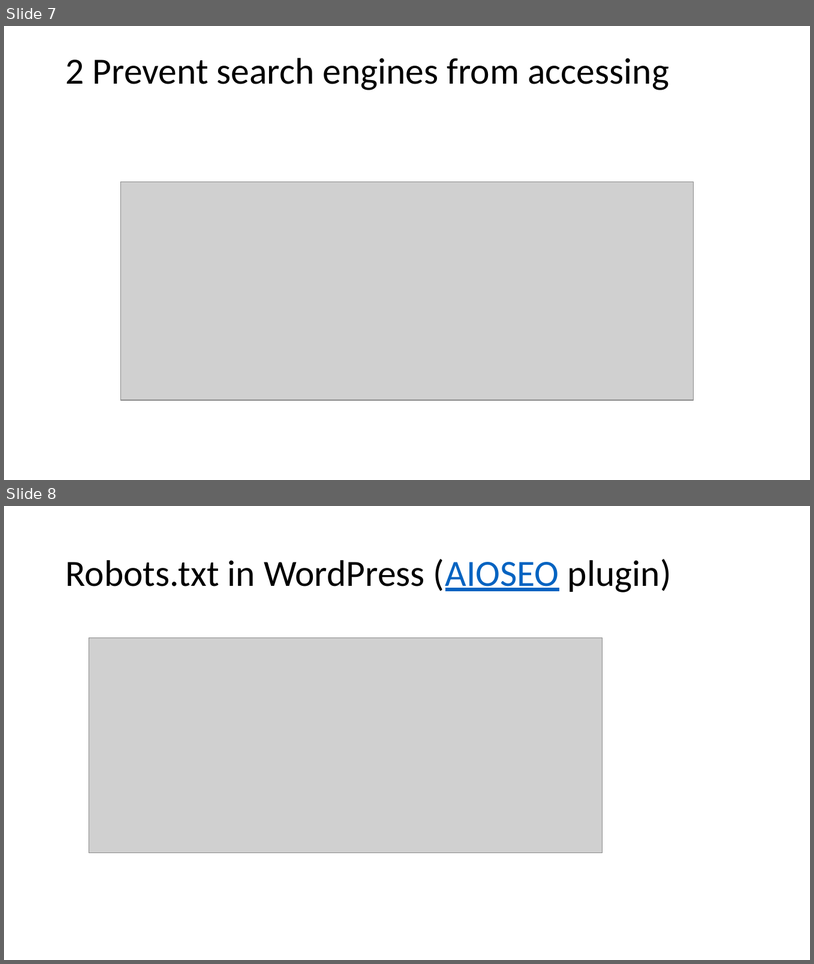
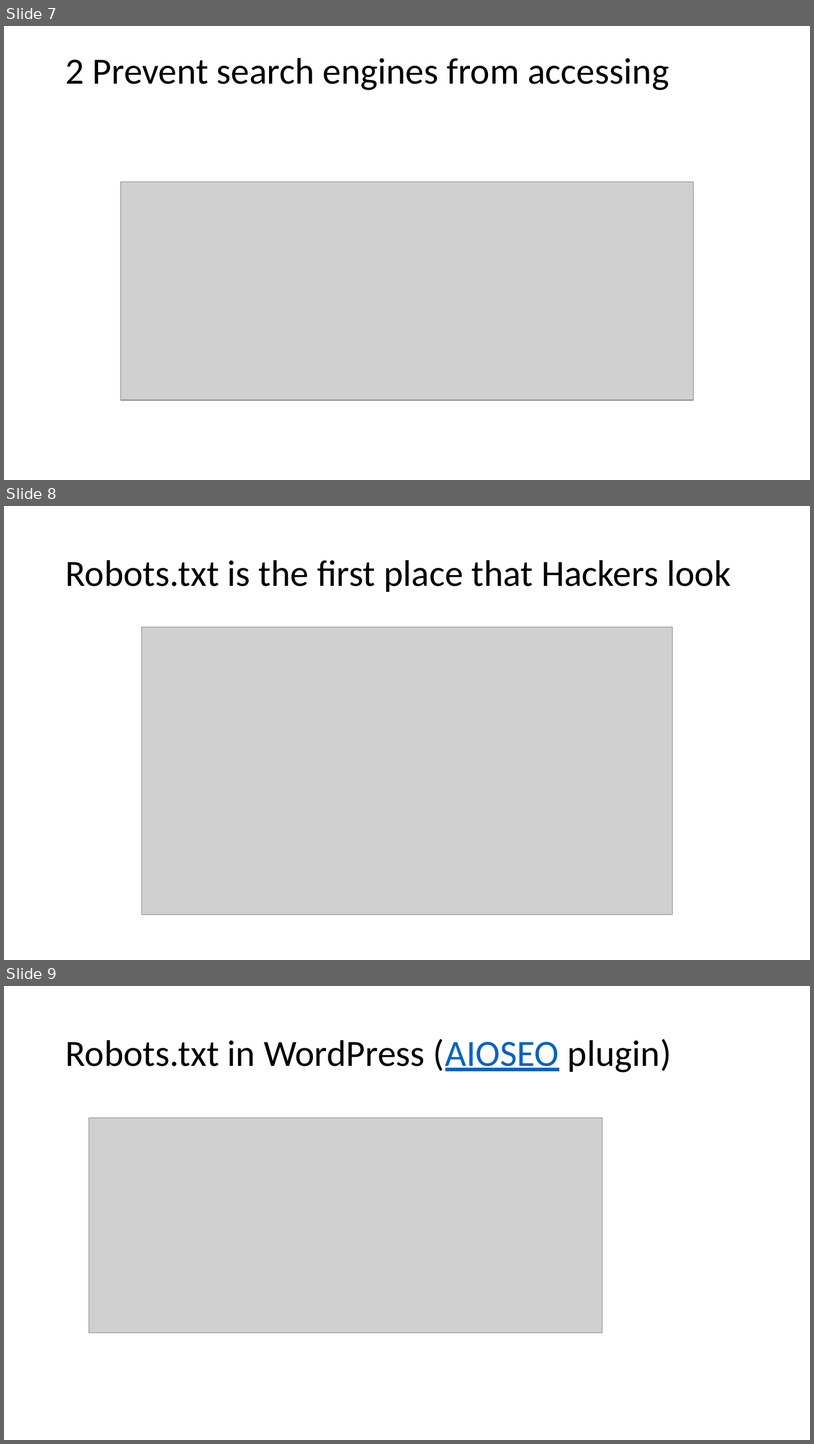
Before and after one commit to xbibogo/MMD24, a slide deck: semester2 PPT/TechnicalSEO.pptx. Shown one above the other, each under a label of ours: slides 7 and 8 before the commit, slides 7, 8 and 9 after it. The pictures are 814x964 and 814x1444 pixels, drawn with LibreOffice and Linux fonts; fonts in the diff are those of the drawing; grey boxes stand for pictures. Boxes give left, top, right and bottom in pixels: in the first picture for what was removed or moved away, otherwise in the second. Text is boxed around its words. In the diff, an @@ line names an element or a change of style, - is before the commit and + after.

```diff
--- a/semester2 PPT/TechnicalSEO.pptx
+++ b/semester2 PPT/TechnicalSEO.pptx
@@ slide 8 added at (4, 506, 810, 960), background #FFFFFF @@
@@ title added at (65, 560, 731, 592), 44 pt, text #000000 @@
+Robots.txt is the first place that Hackers look
@@ picture added at (142, 627, 673, 915) @@
@@ what was slide 8 is now slide 9 @@
```
Also in this commit, not shown: 2 other files.
